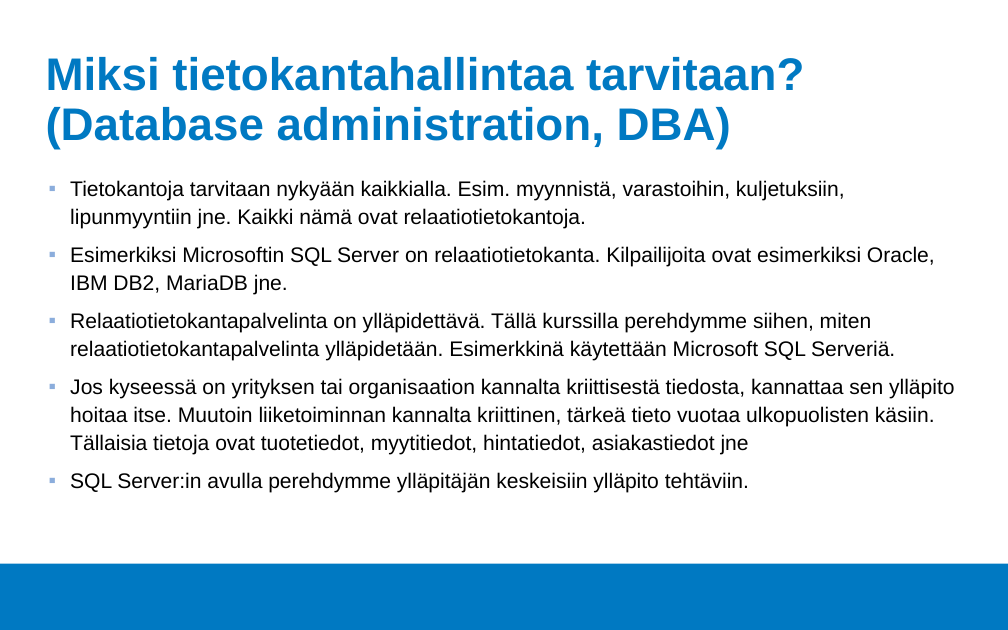
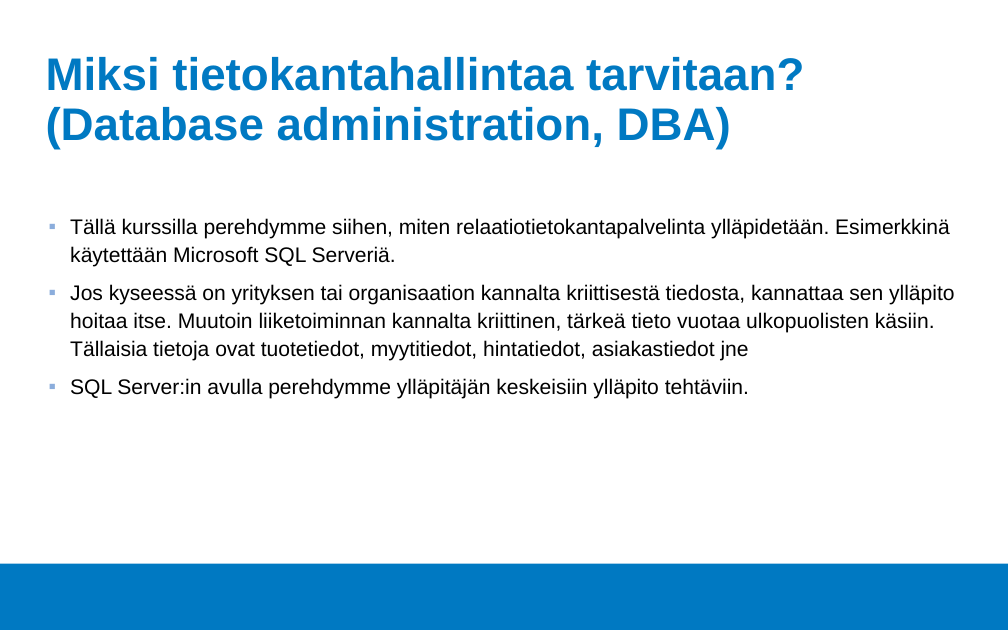
Before and after one commit to Tietokantahallinta/Tietokantahallinta.github.io, a slide deck: slide 3 of luennot/viikko01/Luentokalvot_01.odp (slide 2 before the commit). Drawn at 1008x630 pixels with LibreOffice and Linux fonts; fonts in the diff are those of the drawing; background and template pictures are left out. Boxes give left, top, right and bottom in pixels: in the first picture for what was removed or moved away, otherwise in the second. Text is boxed around its words. In the diff, an @@ line names an element or a change of style, - is before the commit and + after.

```diff
--- a/luennot/viikko01/Luentokalvot_01.odp
+++ b/luennot/viikko01/Luentokalvot_01.odp
@@ text at (70, 218, 950, 267): text changed @@
-▪ Tietokantoja tarvitaan nykyään kaikkialla. Esim. myynnistä, varastoihin, kuljetuksiin, lipunmyyntiin jne. Kaikki nämä ovat relaatiotietokantoja.
-▪ Esimerkiksi Microsoftin SQL Server on relaatiotietokanta. Kilpailijoita ovat esimerkiksi Oracle, IBM DB2, MariaDB jne.
-▪ Relaatiotietokantapalvelinta on ylläpidettävä. Tällä kurssilla perehdymme siihen, miten relaatiotietokantapalvelinta ylläpidetään. Esimerkkinä käytettään Microsoft SQL Serveriä.
+▪ Tällä kurssilla perehdymme siihen, miten relaatiotietokantapalvelinta ylläpidetään. Esimerkkinä käytettään Microsoft SQL Serveriä.
```
Also in this commit, not shown: 1 other slide changed, 2 slides added, 1 slide removed, 2 other files.
